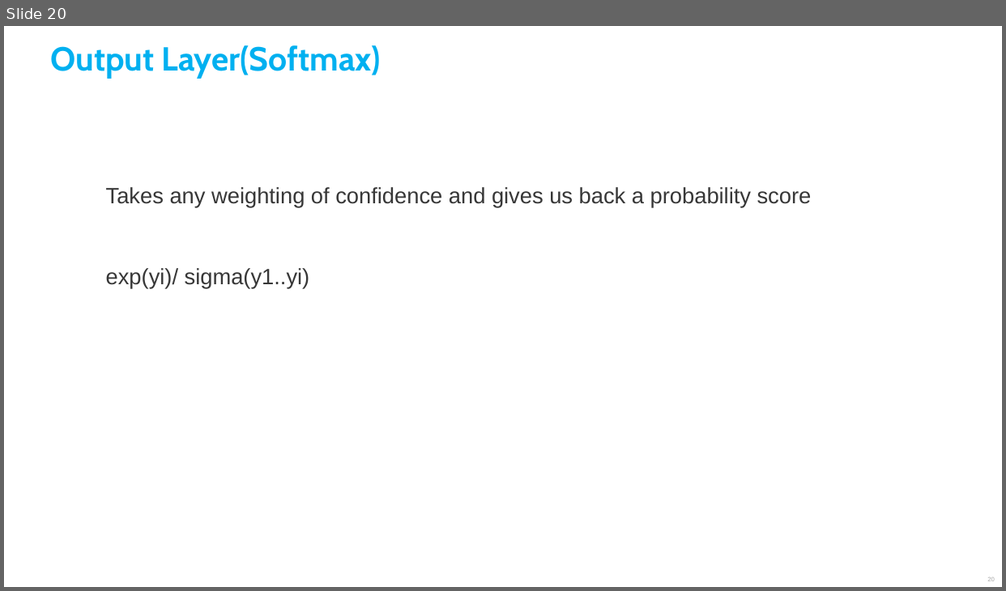
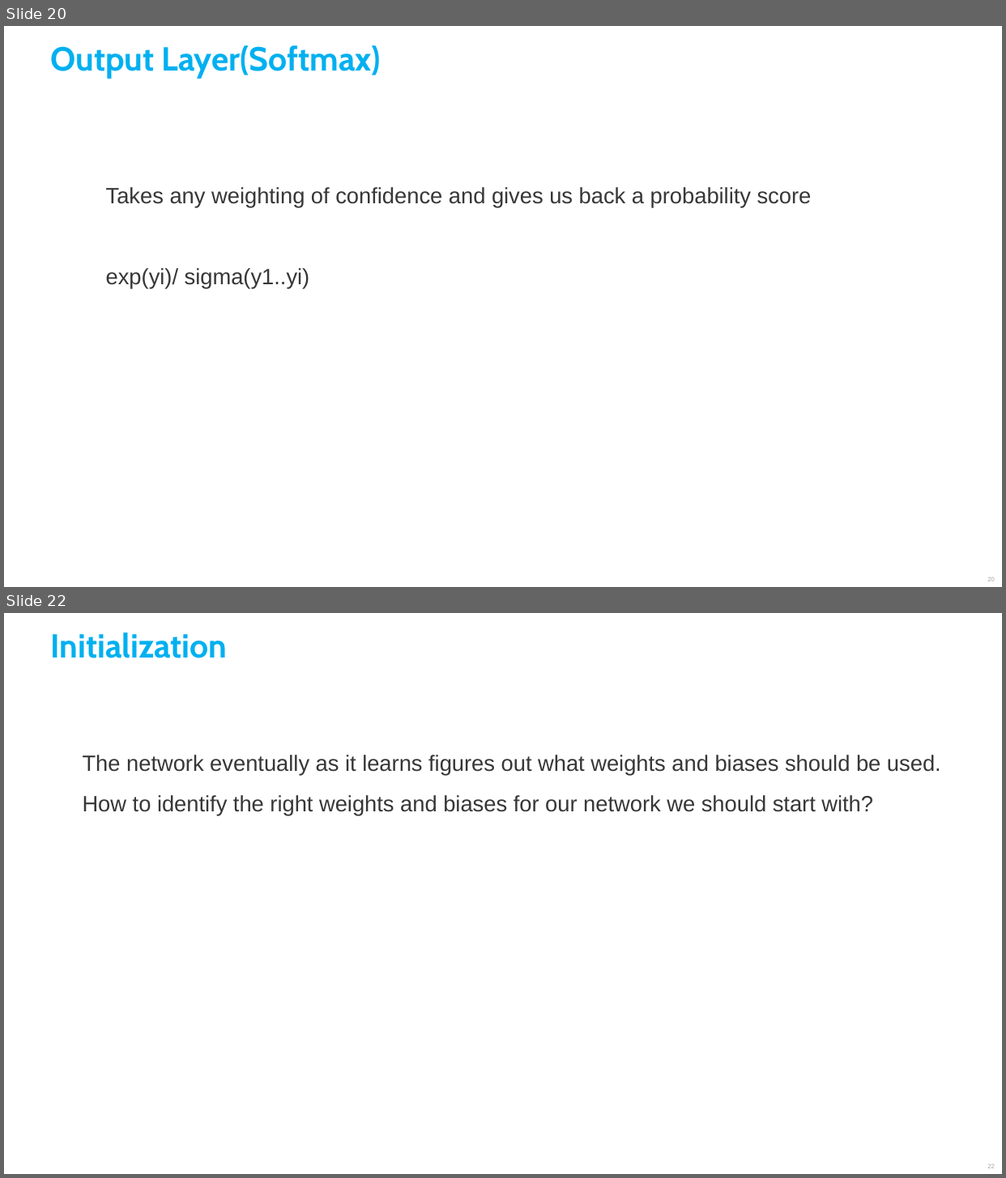
Before and after one commit to SocialDataSci/DeepLearning-Using-Keras-and-Tensorflow, a slide deck: Deep_Learning.pptx. Shown one above the other, each under a label of ours: slide 20 before the commit, slides 20 and 22 after it; the slides between them are not shown. The pictures are 1006x591 and 1006x1178 pixels, drawn with LibreOffice and Linux fonts; fonts in the diff are those of the drawing. Boxes give left, top, right and bottom in pixels: in the first picture for what was removed or moved away, otherwise in the second. Text is boxed around its words. In the diff, an @@ line names an element or a change of style, - is before the commit and + after.

```diff
--- a/Deep_Learning.pptx
+++ b/Deep_Learning.pptx
@@ slide 22 added at box(4, 613, 1002, 1174), background #FFFFFF @@
@@ text added at box(50, 632, 227, 658), 24 pt, text #00B0F0, bold @@
+Initialization
@@ text added at box(83, 755, 941, 815), 16 pt, text #373737 @@
+The network eventually as it learns figures out what weights and biases should be used.
+How to identify the right weights and biases for our network we should start with?
@@ page number added at box(987, 1165, 995, 1169), 4.5 pt, text #A6A6A6 @@
+22
```
Also in this commit, not shown: 10 other slides added.
